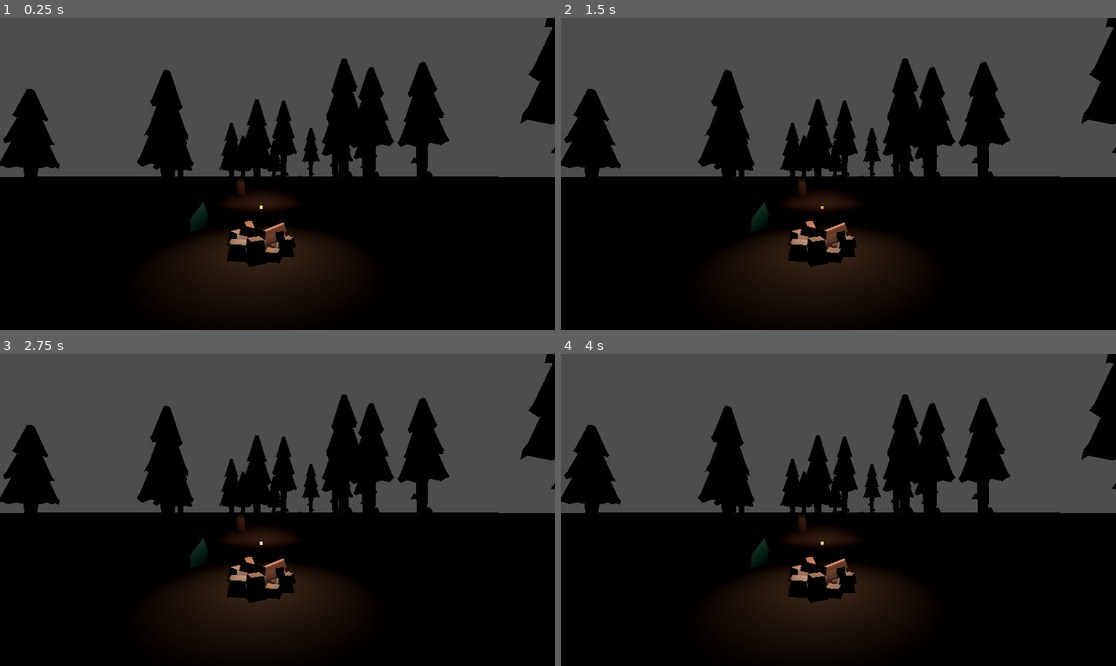
Above: before the commit, frames 1-4 (two rows, left to right).
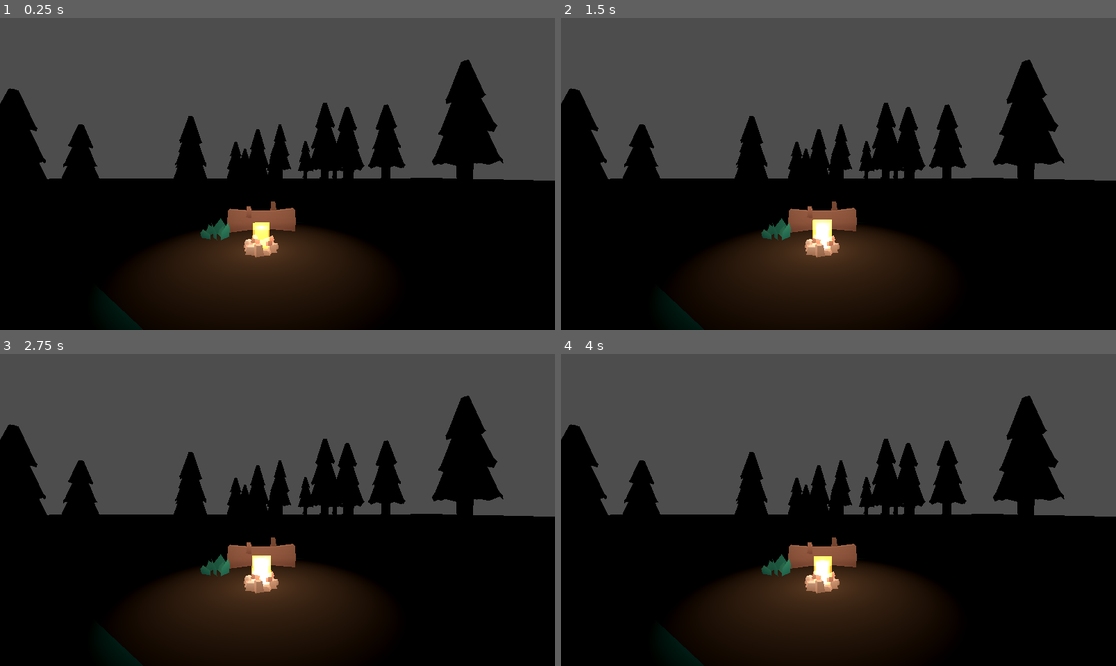
Above: after the commit, the same moments.

Repository: CyclingFern/GodotHTMLGames
Game: Godot game, scene res://vr.tscn
The game is run twice, just before and just after one commit, with the same random seed, the same clock (stepped at 60 frames per second) and the same inputs.
Inputs:
- Up to frame 1 (0.25 s): no input
- Up to frame 2 (1.5 s): tap Enter at 1.25 s
- Up to frame 3 (2.75 s): no input
- Up to frame 4 (4 s): no input

The runs differ from the first frame. In frame 1, 17% of the frame differs, in the area x 0-100%, y 0-100%; in frame 2, 17%; in frame 3, 17%; in frame 4, 17%.

Commit message:
fix fire

Diff:
--- a/source/forest/vr.tscn
+++ b/source/forest/vr.tscn
@@ -14,8 +14,10 @@
 size = Vector3(0.1, 0.1, 0.1)
 
 [sub_resource type="ParticleProcessMaterial" id="ParticleProcessMaterial_jqvlu"]
-lifetime_randomness = 1.0
 gravity = Vector3(0, 0.2, 0)
+scale_min = 0.5
+scale_max = 1.5
+turbulence_enabled = true
 
 [sub_resource type="StandardMaterial3D" id="StandardMaterial3D_lwrbq"]
 transparency = 1
@@ -28,7 +30,7 @@
 
 [sub_resource type="PrismMesh" id="PrismMesh_i3gxp"]
 material = SubResource("StandardMaterial3D_lwrbq")
-size = Vector3(0.1, 0.1, 0.1)
+size = Vector3(0.5, 1, 0.5)
 
 [sub_resource type="StandardMaterial3D" id="StandardMaterial3D_dmba7"]
 albedo_color = Color(0.28563055, 0.15850419, 7.219613e-08, 1)
@@ -70,15 +72,16 @@
 text = "Enter VR"
 
 [node name="Painting" type="Node3D" parent="."]
-transform = Transform3D(10, 0, 0, 0, 10, 0, 0, 0, 10, 0, 0, 0)
+transform = Transform3D(5, 0, 0, 0, 5, 0, 0, 0, 5, 0, 0, 0)
 
 [node name="campfire-pit" parent="Painting" instance=ExtResource("2_6u44e")]
 
 [node name="FireLight" type="OmniLight3D" parent="Painting/campfire-pit"]
-transform = Transform3D(1, 0, 0, 0, 1, 0, 0, 0, 1, 0, 0.16559786, 0)
+transform = Transform3D(0.2, 0, 0, 0, 0.2, 0, 0, 0, 0.2, 0, 0.17665355, 0)
+light_size = 50.0
 
 [node name="FireParticles" type="GPUParticles3D" parent="Painting/campfire-pit/FireLight"]
-transform = Transform3D(1, 0, 0, 0, 1, 0, 0, 0, 1, 0, -0.07457289, 0)
+transform = Transform3D(1, 0, 0, 0, 1, 0, 0, 0, 1, 0, -0.48267412, 0)
 process_material = SubResource("ParticleProcessMaterial_jqvlu")
 draw_pass_1 = SubResource("PrismMesh_i3gxp")
 
Not shown, changed: forest/index.html
Not shown, changed: forest/index.pck
